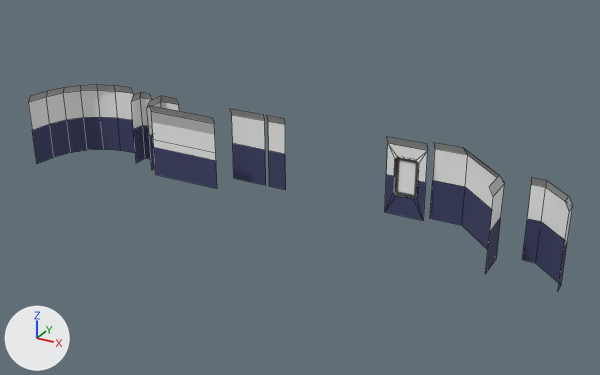
What one commit did to the FBX model Assets/Models/ModularAssetsBackface.fbx.
Both versions are drawn from a camera (50 mm lens) standing at (9.29, -18.01, 8.76) and looking at (0.22, -1.51, 0.51). Arrows for +X, +Y and +Z are at lower left; the lights stay in place. Mesh edges are drawn as thin lines on the coarser meshes. Where no turn or scale is listed for an object, it has been applied to the vertices.

The first picture shows 'Corner003', 'Corner004', 'Curve_Wall_002', 'Diagnoal_Wall_003', 'Diagonal_Wall_003', 'Quarter_Wall001', 'Small_Wall001', 'Wall002', 'Window', 'Window_Wall001'.
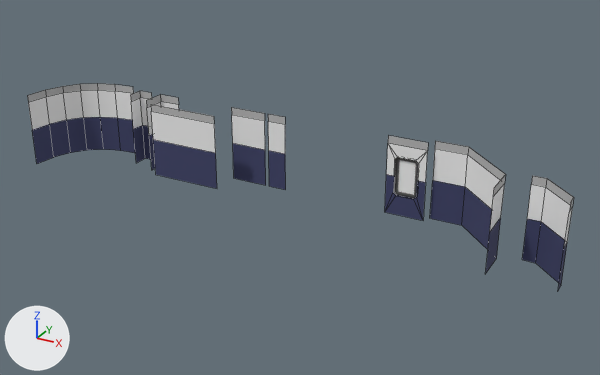
What changed in the scene script:
```text
Change me_mesh_006:
    where me_mesh_006.from_pydata(...)  # 28 vertices, 21 faces; spans x -0.5..0.5, y -0.2..-0.04, z 0.0..2.0
    me_mesh_006 part 8
    me_mesh_006.vertices[2].co: (0.5, -0.2, 2.0) -> (0.5, -0.1, 2.0)  # pixel (426, 143) -> pixel (428, 142)
    me_mesh_006.vertices[3].co: (-0.5, -0.2, 2.0) -> (-0.5, -0.1, 2.0)  # pixel (386, 136) -> pixel (388, 135)
Change me_mesh_007:
    where me_mesh_007.from_pydata(...)  # 28 vertices, 18 faces; spans x -1.0..1.0, y -1.0..1.0, z 0.0..2.0
    me_mesh_007 part 2
    me_mesh_007.vertices[1].co: (-0.9, -1.0, 2.0) -> (-1.0, -1.0, 2.0)  # pixel (30, 95) -> pixel (27, 95)
    me_mesh_007.vertices[6].co: (1.0, 0.9, 2.0) -> (1.0, 1.0, 2.0)  # pixel (130, 87) -> pixel (133, 86)
    me_mesh_007.vertices[13].co: (-0.85, -0.42, 2.0) -> (-0.94, -0.39, 2.0)  # pixel (47, 90) -> pixel (45, 89)
    me_mesh_007.vertices[14].co: (-0.69, 0.06, 2.0) -> (-0.78, 0.11, 2.0)  # pixel (63, 87) -> pixel (62, 86)
    me_mesh_007.vertices[15].co: (-0.42, 0.42, 2.0) -> (-0.5, 0.5, 2.0)  # pixel (80, 85) -> pixel (79, 83)
    me_mesh_007.vertices[16].co: (-0.06, 0.69, 2.0) -> (-0.11, 0.78, 2.0)  # pixel (96, 84) -> pixel (97, 83)
    me_mesh_007.vertices[17].co: (0.42, 0.85, 2.0) -> (0.39, 0.94, 2.0)  # pixel (113, 85) -> pixel (114, 84)
    me_mesh_007 part 3: edges marked sharp go from 6 to 0
Change me_mesh_008:
    where me_mesh_008.from_pydata(...)  # 16 vertices, 9 faces; spans x -0.8..1.2, y -0.8..1.2, z 0.0..2.0
    me_mesh_008 part 4
    me_mesh_008.vertices[1].co: (-0.8, 1.1, 2.0) -> (-0.8, 1.2, 2.0)  # pixel (433, 142) -> pixel (435, 140)
    me_mesh_008.vertices[6].co: (1.1, -0.8, 2.0) -> (1.2, -0.8, 2.0)  # pixel (489, 186) -> pixel (494, 187)
    me_mesh_008.vertices[10].co: (-0.1, 1.1, 2.0) -> (0.0, 1.2, 2.0)  # pixel (462, 147) -> pixel (468, 146)
    me_mesh_008.vertices[11].co: (1.1, -0.1, 2.0) -> (1.2, 0.0, 2.0)  # pixel (499, 175) -> pixel (505, 174)
Change me_mesh_003:
    where me_mesh_003.from_pydata(...)  # 16 vertices, 9 faces; spans x -0.7..0.3, y -0.5..0.5, z 0.0..2.0
    me_mesh_003 part 1
    me_mesh_003.vertices[2].co: (-0.7, 0.4, 2.0) -> (-0.7, 0.5, 2.0)  # pixel (531, 177) -> pixel (532, 175)
    me_mesh_003.vertices[3].co: (0.2, -0.5, 2.0) -> (0.3, -0.5, 2.0)  # pixel (565, 201) -> pixel (570, 202)
    me_mesh_003.vertices[5].co: (-0.4, 0.4, 2.0) -> (-0.4, 0.5, 2.0)  # pixel (545, 179) -> pixel (546, 178)
    me_mesh_003.vertices[7].co: (0.2, -0.2, 2.0) -> (0.3, -0.2, 2.0)  # pixel (568, 196) -> pixel (573, 197)
Change me_mesh_001:
    where me_mesh_001.from_pydata(...)  # 12 vertices, 6 faces; spans x -0.1..0.5, y -0.7..-0.1, z 0.0..2.0
    me_mesh_001 part 7
    me_mesh_001.vertices[2].co: (0.0, -0.7, 2.0) -> (-0.1, -0.7, 2.0)  # pixel (149, 100) -> pixel (146, 100)
    me_mesh_001.vertices[3].co: (0.5, -0.2, 2.0) -> (0.5, -0.1, 2.0)  # pixel (175, 98) -> pixel (178, 97)
    me_mesh_001.vertices[5].co: (0.0, -0.2, 2.0) -> (-0.1, -0.1, 2.0)  # pixel (160, 95) -> pixel (160, 94)
Change me_mesh_009:
    remove me_mesh_009.from_pydata(...)  # 8 vertices, 3 faces; spans x -1.0..1.0, y -0.15..-0.05, z -1.0..1.0
    add me_mesh_009.from_pydata(...)  # 8 vertices, 3 faces; spans x -1.0..1.0, y -0.05, z -1.0..1.0
    me_mesh_009 part 5: the whole mesh is scaled about its middle by (1, 0, 1), then moved by (0.0, 0.05, 0.0)
    me_mesh_009 part 6: texture (UV) coordinates of 3 of 3 faces, centred in x 0.0, y -0.1..-0.05, z -0.5..0.9, changed; they spanned u 0.0..1.0, v 0.0..1.0 and now span u 0.05..0.95, v 0.05..0.85
```

Boxes (x1, y1, x2, y2) around the edits, measured in the pictures (600 x 375 px; the box of a moved part takes in the faces that stretch with it):
'Curve_Wall_002', reshaped: before (28, 84, 135, 164); after (27, 83, 135, 164)
'Diagonal_Wall_003', reshaped: before (430, 142, 505, 273); after (430, 141, 506, 273)
'Wall002', mesh rescaled, surface changed: before (148, 105, 217, 189); after (151, 104, 217, 189)
'Diagnoal_Wall_003', reshaped: before (522, 177, 573, 290); after (522, 176, 574, 290)
'Window_Wall001', reshaped: before (385, 137, 428, 221); after (385, 135, 428, 221)
'Corner003', reshaped: before (147, 96, 179, 170); after (146, 95, 179, 170)
part 1 of me_mesh_003, moved or reshaped: before (531, 177, 572, 212); after (531, 176, 574, 212)
part 2 of me_mesh_007, moved or reshaped: before (29, 84, 133, 102); after (27, 83, 134, 102)
part 3 of me_mesh_007, shading changed: (28, 90, 135, 164) in both
part 4 of me_mesh_008, moved or reshaped: before (434, 142, 504, 197); after (435, 141, 506, 197)
part 5 of me_mesh_009, moved or reshaped: before (148, 105, 214, 123); after (151, 104, 214, 123)
part 6 of me_mesh_009, surface changed: (151, 112, 217, 189) in both
part 7 of me_mesh_001, moved or reshaped: before (147, 96, 179, 107); after (146, 95, 179, 107)
part 8 of me_mesh_006, moved or reshaped: before (387, 137, 428, 151); after (388, 135, 428, 151)
